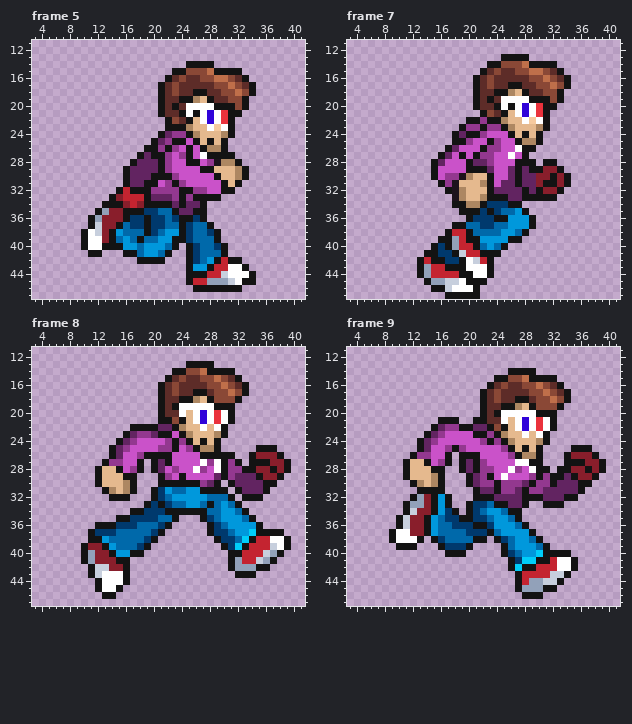
Two states of a pixel-art file, GameX/Assets/Player/anim_run.aseprite. The picture above was drawn from the file before the commit.
48x48 pixels, 10 frames. Shown: frame 5: x 3..41, y 11..47; frame 7: x 3..41, y 11..47; frame 8: x 3..41, y 11..47; frame 9: x 3..41, y 11..47. The commit also changed other frames, which this record leaves out.
New version:
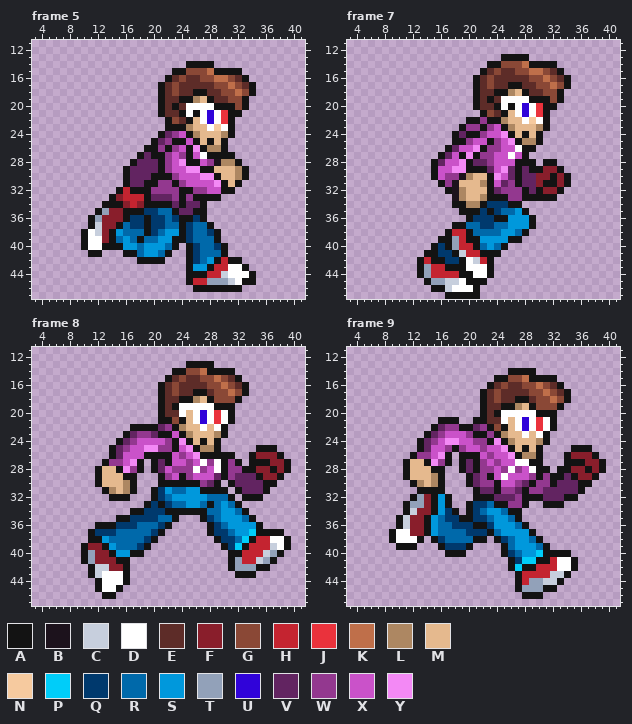
Palette (. is transparent): A #131313  B #1c121c  C #c7cfdd  D #ffffff  E #5d2c28  F #891e2b  G #8a4836  H #c42430  J #ea323c  K #bf6f4a  L #ad8762  M #e5b98e  N #f6ca9f  P #00cdf9  Q #00396d  R #0069aa  S #0098dc  T #92a1b9  U #3003d9  V #622461  W #93388f  X #ca52c9  Y #f389f5
Message: adding run shoot animation
What changed:
Changed rows in their new state; - is an unchanged pixel.
Frame 5:
first column x 21:
24 ---X-----
26 -----Y---
28 ---Y-----
29 ----YY---
30 ------YY-
31 W-------Y
Frame 7:
first column x 18:
23 ------X---
24 -------Y--
25 --------Y-
26 ---Y------
27 --Y-------
28 -Y--------
29 YY-----Y--
30 ------Y---
31 --------W-
32 -------WWW
33 --------WW
Frame 8:
first column x 16:
22 ------W----
24 --------Y--
25 ---YY----Y-
26 --X-----W-Y
27 -Y-------W-
28 Y-------WW-
29 ---------W-
Frame 9:
first column x 15:
22 -------W-----
23 -----W-------
24 --YY--W--Y---
25 -------W--Y--
26 -Y------W--Y-
27 Y--------W---
28 ----------W--
30 ----------XX-
32 ------------W
33 -----------WW
Pixel boxes of the changes (left, top, right, bottom) in both pictures:
changed: (158, 131, 221, 187)
changed: (452, 124, 522, 201)
changed: (123, 424, 200, 480)
changed: (431, 424, 522, 508)
